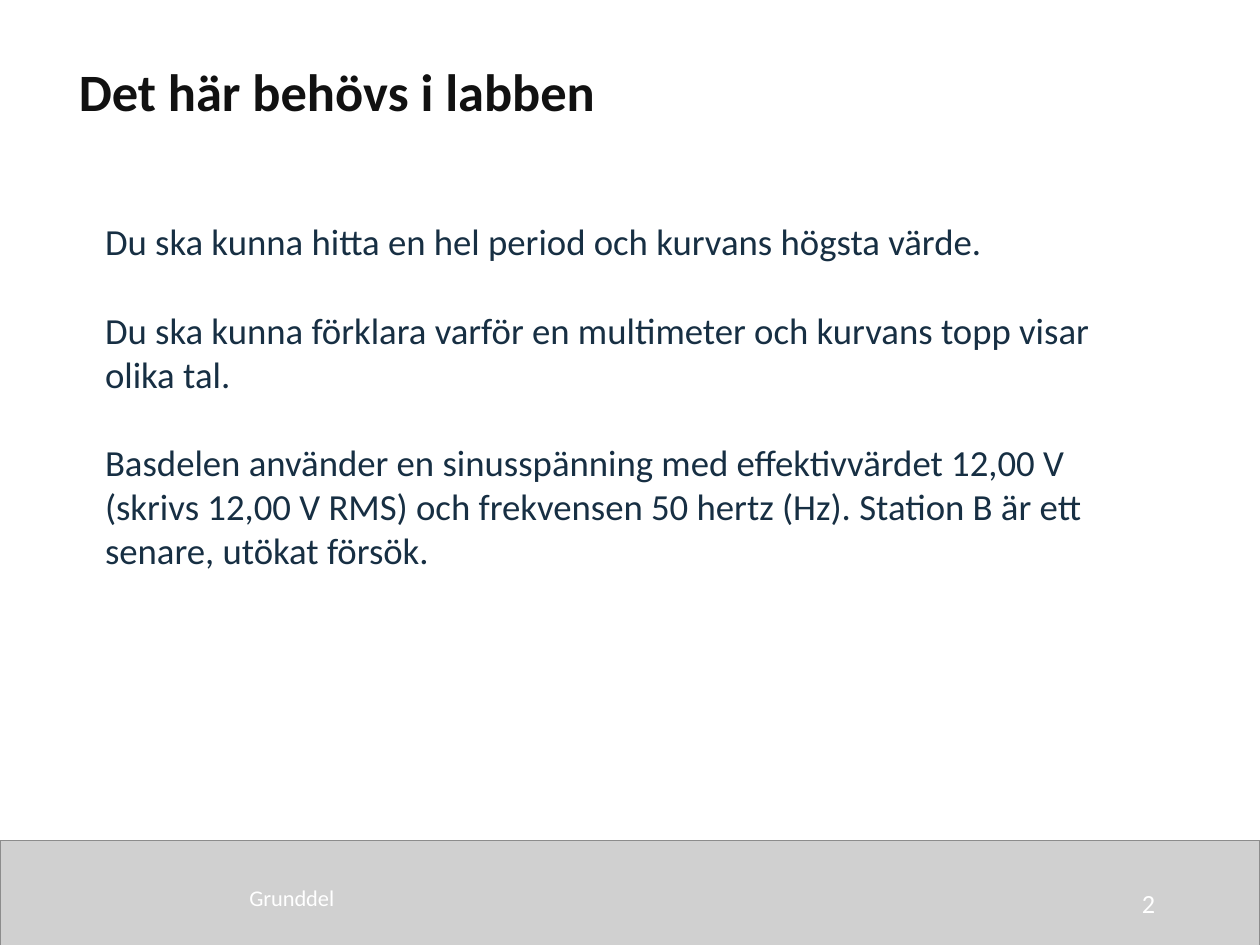
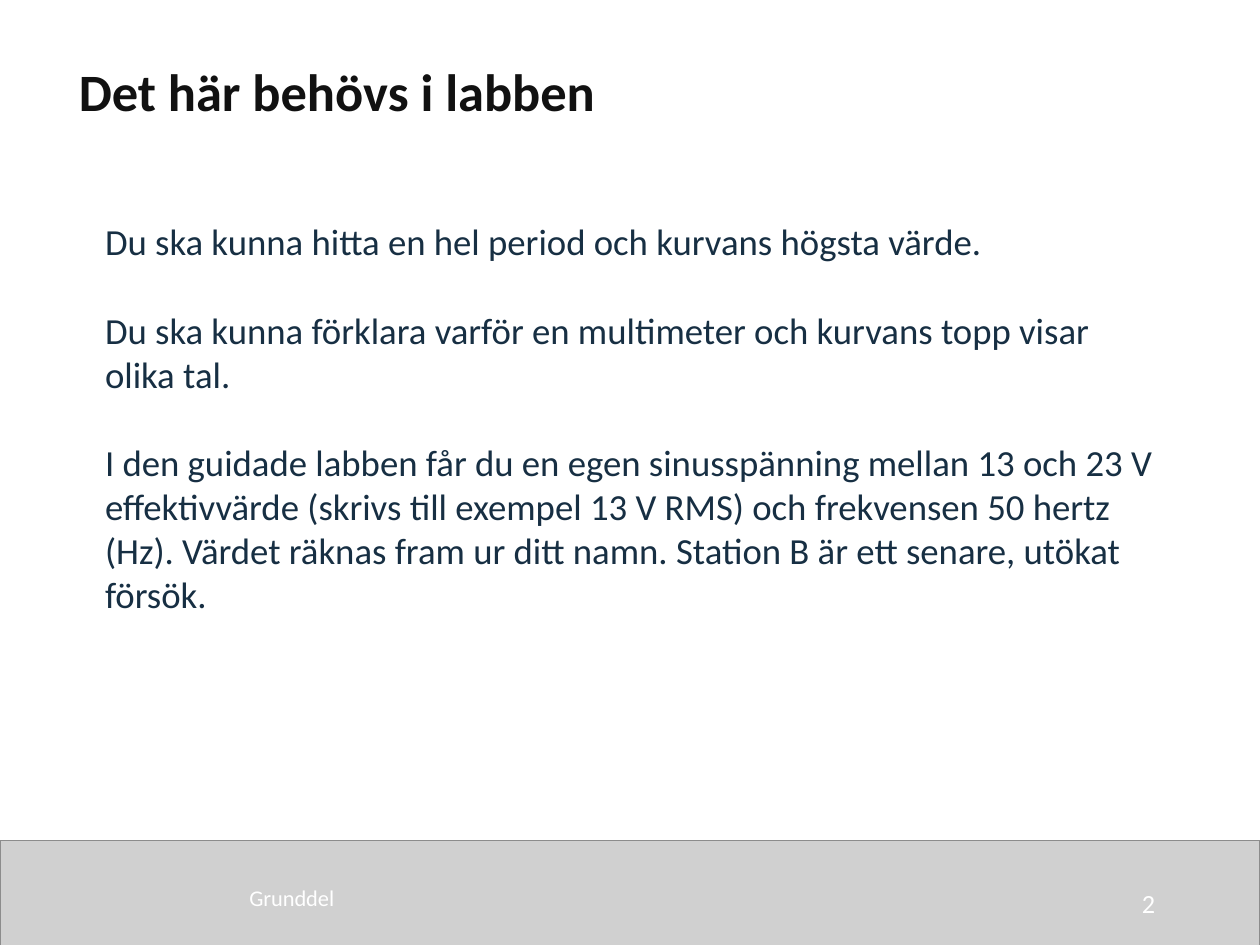
Before and after one commit to nj22az/nj22az.github.io, a slide deck: slide 2 of sjoskolan/vecka-40/aktuell/v40_01_Sinusformad_vaxelspanning_elev.pptx. Drawn at 1260x945 pixels with LibreOffice and Linux fonts; fonts in the diff are those of the drawing; grey boxes stand for pictures. Boxes give left, top, right and bottom in pixels: in the first picture for what was removed or moved away, otherwise in the second. Text is boxed around its words. In the diff, an @@ line names an element or a change of style, - is before the commit and + after.

```diff
--- a/sjoskolan/vecka-40/aktuell/v40_01_Sinusformad_vaxelspanning_elev.pptx
+++ b/sjoskolan/vecka-40/aktuell/v40_01_Sinusformad_vaxelspanning_elev.pptx
@@ text at bbox=[105, 450, 1152, 609]: text changed @@
-Basdelen använder en sinusspänning med effektivvärdet 12,00 V (skrivs 12,00 V RMS) och frekvensen 50 hertz (Hz). Station B är ett senare, utökat försök.
+I den guidade labben får du en egen sinusspänning mellan 13 och 23 V effektivvärde (skrivs till exempel 13 V RMS) och frekvensen 50 hertz (Hz). Värdet räknas fram ur ditt namn. Station B är ett senare, utökat försök.
```
Also in this commit, not shown: 50 other files.
